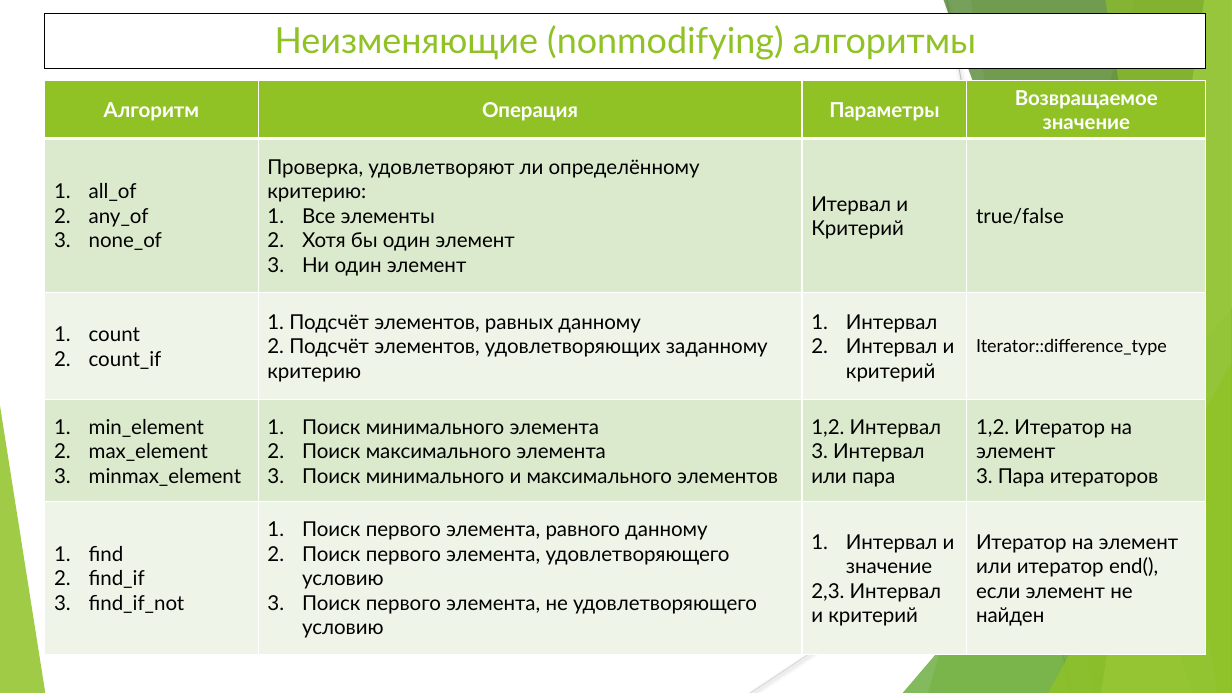
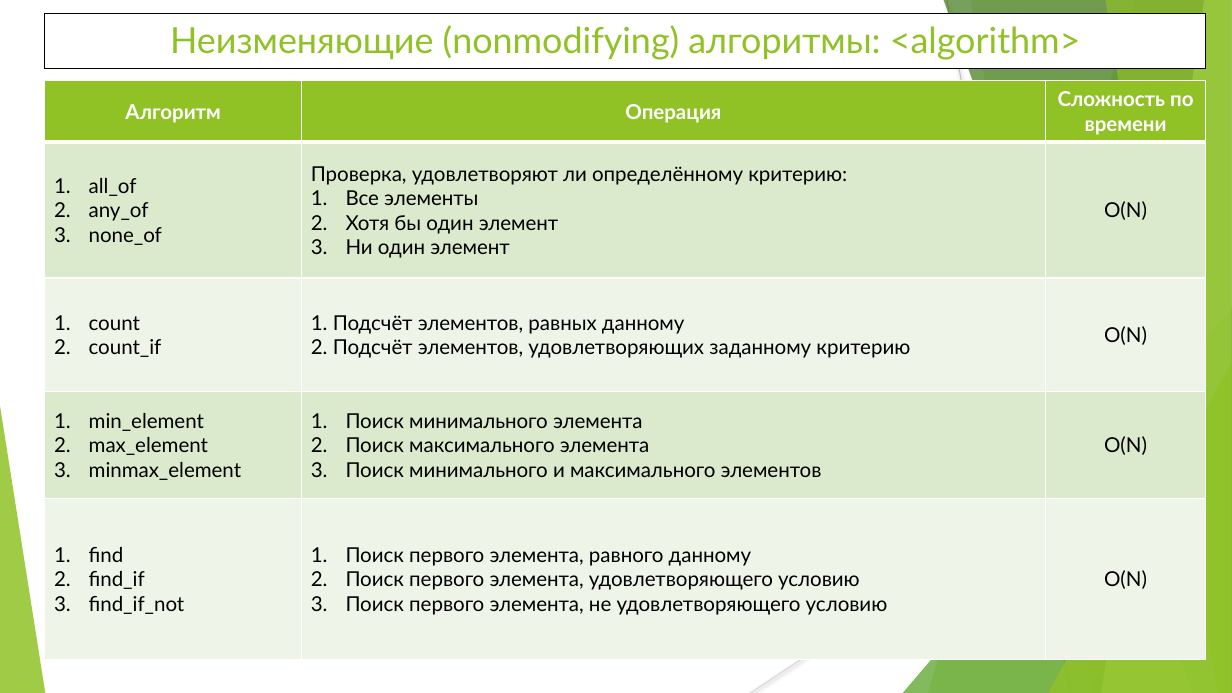
Before and after one commit to WhiteCatStudies/lectures, a slide deck: slide 9 of lecture6/lecture6.pptx. Drawn at 1232x693 pixels with LibreOffice and Linux fonts; fonts in the diff are those of the drawing. Boxes give left, top, right and bottom in pixels: in the first picture for what was removed or moved away, otherwise in the second. Text is boxed around its words. In the diff, an @@ line names an element or a change of style, - is before the commit and + after.

Commit message:
lecture6: some algorithms, shared_ptr and unique_ptr

```diff
--- a/lecture6/lecture6.pptx
+++ b/lecture6/lecture6.pptx
@@ text in rectangle at (170,25,1081,60): text changed @@
-Неизменяющие (nonmodifying) алгоритмы
+Неизменяющие (nonmodifying) алгоритмы: <algorithm>
@@ table at (44,80,1206,660) @@
-column 3: Параметры | Итервал и / Критерий | Интервал / Интервал и критерий | 1,2. Интервал / 3. Интервал или пара | Интервал и значение / 2,3. Интервал и критерий
-column 4: Возвращаемое значение | true/false | Iterator::difference_type | 1,2. Итератор на элемент / 3. Пара итераторов | Итератор на элемент или итератор end(), если элемент не найден
+column 3: Сложность по времени | O(N) | O(N) | O(N) | O(N)
```
Also in this commit, not shown: 2 other slides changed, 11 slides added, 10 other files.
